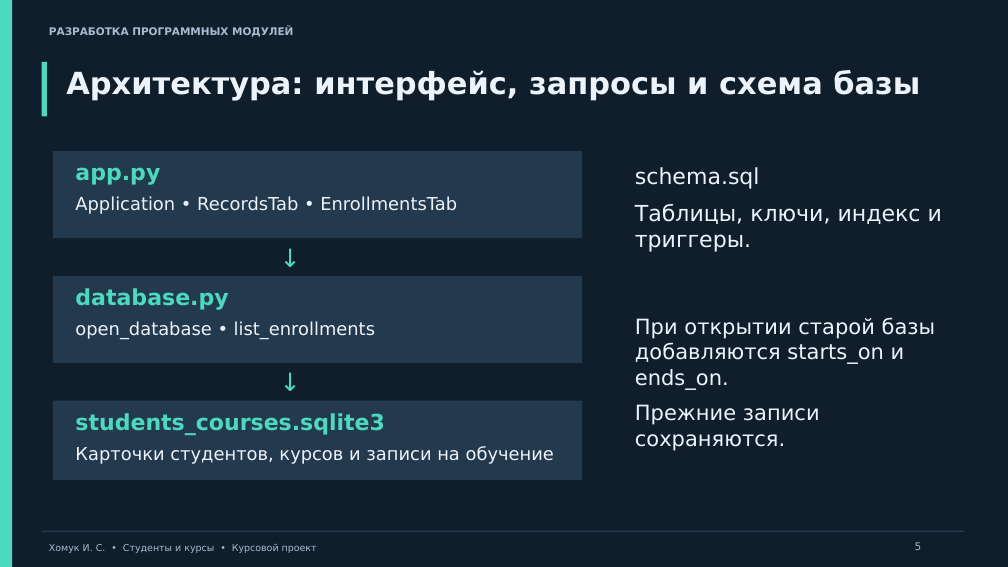
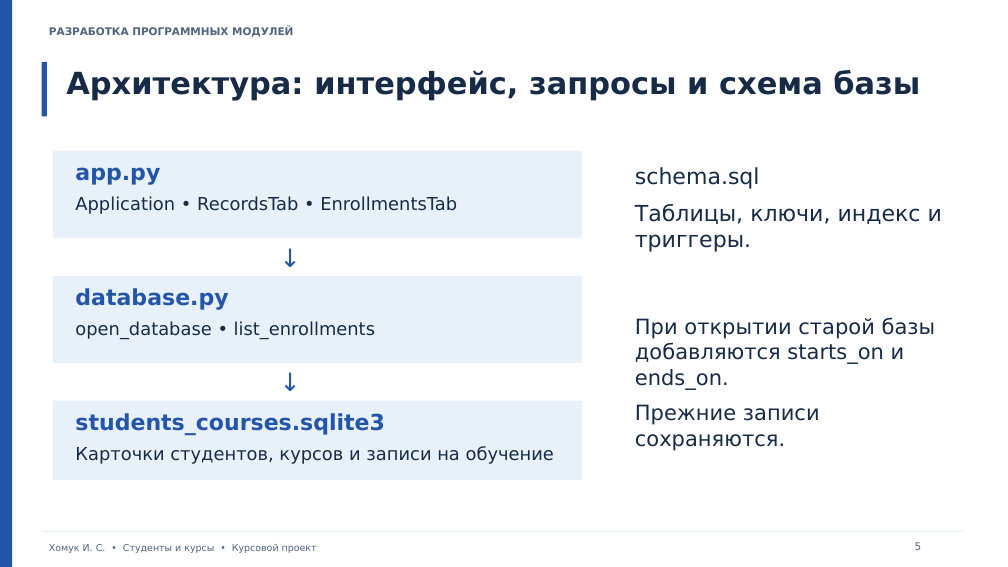
Before and after one commit to keltuzedd/student_courses, a slide deck: slide 5 of presentation.pptx. Drawn at 1008x567 pixels with LibreOffice and Linux fonts; fonts in the diff are those of the drawing. Boxes give left, top, right and bottom in pixels: in the first picture for what was removed or moved away, otherwise in the second. Text is boxed around its words. In the diff, an @@ line names an element or a change of style, - is before the commit and + after.

```diff
--- a/presentation.pptx
+++ b/presentation.pptx
@@ background #101E2C to #FFFFFF @@
@@ rectangle at [0,0,12,567]: fill #4DD8C0 to #2356A8 @@
@@ rectangle at [42,62,47,116]: fill #4DD8C0 to #2356A8 @@
@@ fill #23394E to #E8F0FA in 4 elements at [42,531,964,532], [53,151,582,238], [53,276,582,363], [53,401,582,480] @@
@@ page number at [915,542,922,550]: text colour #AABBCD to #51647E @@
```
Also in this commit, not shown: 11 other slides changed.
